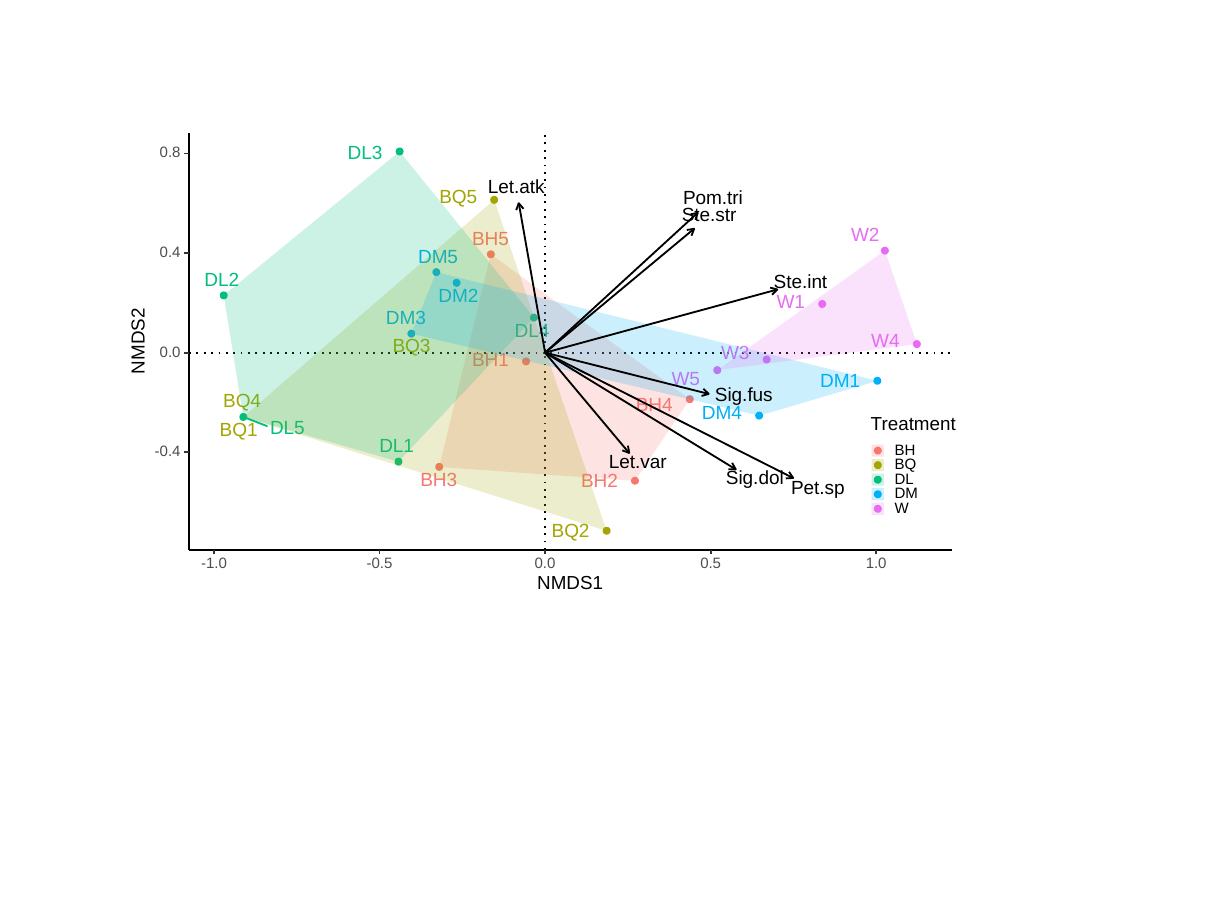
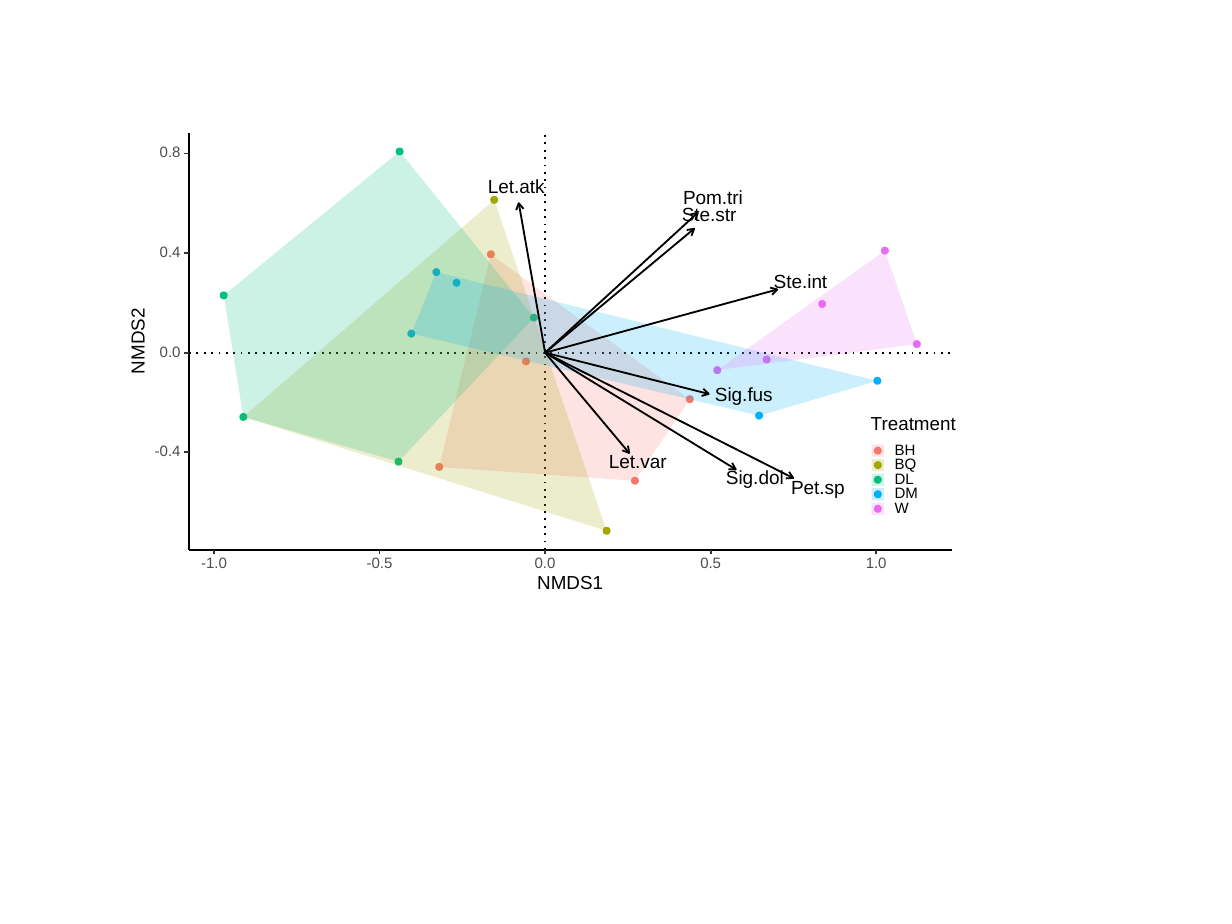
Before and after one commit to kels184/recruitment.ch2, a slide deck: slide 1 of output/figures/NMDS.end.pptx. Drawn at 1232x924 pixels with LibreOffice and Linux fonts; fonts in the diff are those of the drawing. Boxes give left, top, right and bottom in pixels: in the first picture for what was removed or moved away, otherwise in the second. Text is boxed around its words. In the diff, an @@ line names an element or a change of style, - is before the commit and + after.

Commit message:
relabelled nmds treatments, removed patch labels, saved to ppt

```diff
--- a/output/figures/NMDS.end.pptx
+++ b/output/figures/NMDS.end.pptx
@@ group removed at (204, 145, 899, 541): 25 texts, 1 freeform shape @@
-BH1
-BH2
-BH3
-BH4
-BH5
-BQ1
-BQ2
-BQ3
-BQ4
-BQ5
-DL1
-DL2
-DL3
-DL4
-DL5
-DM1
-DM2
-DM3
-DM4
-DM5
-W1
-W2
-W3
-W4
-W5
```
Also in this commit, not shown: 1 other file.
